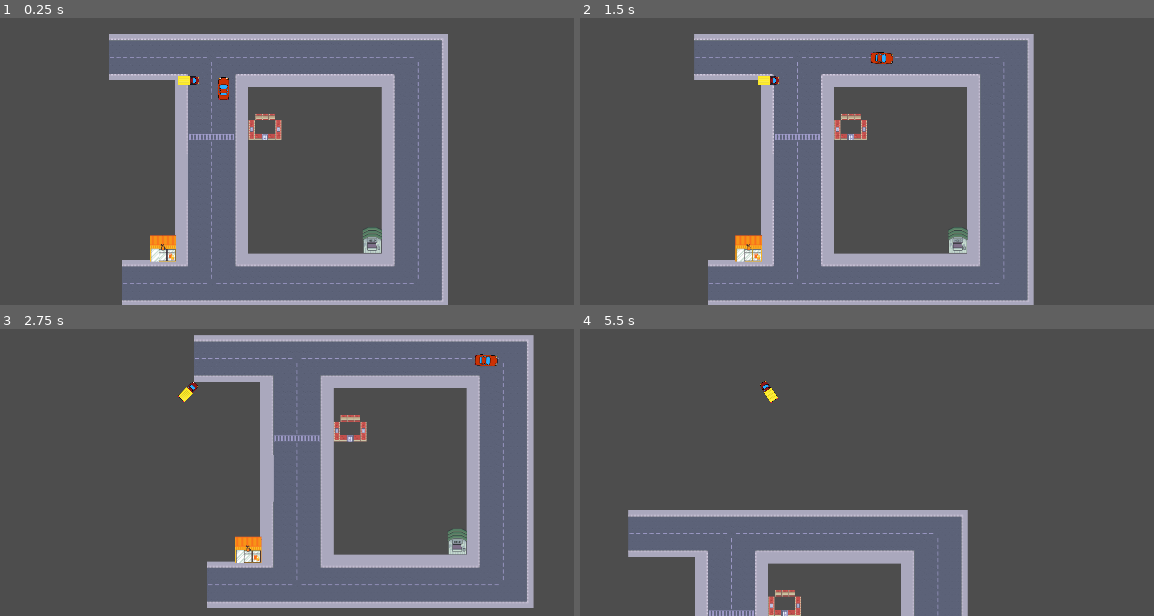
Above: before the commit, frames 1-4 (two rows, left to right).
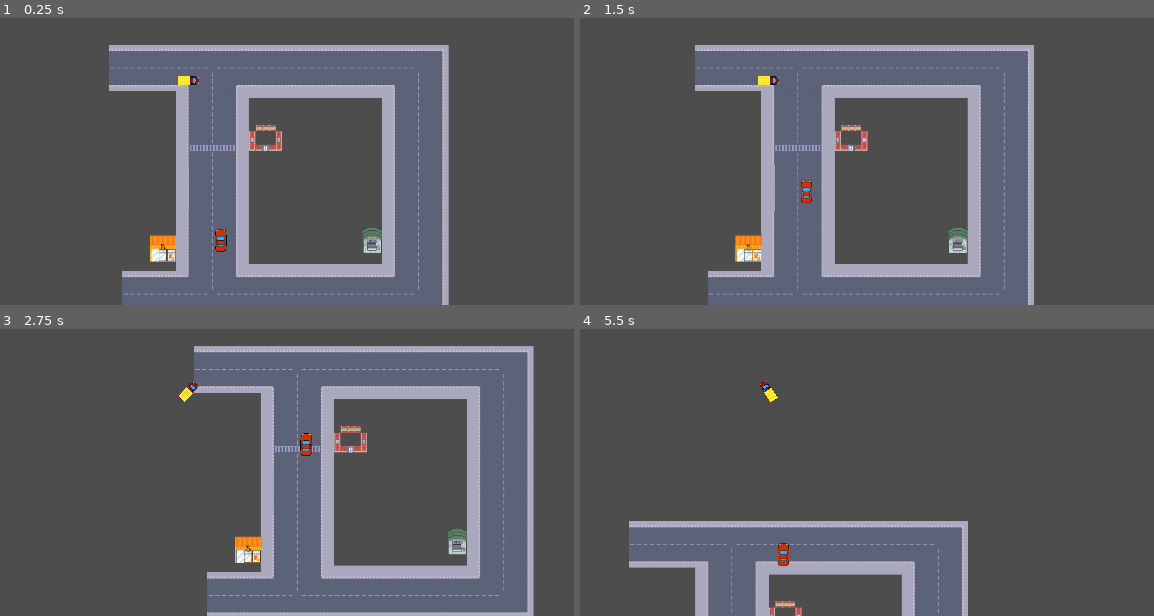
Above: after the commit, the same moments.

Repository: BastianTnd/grand-brew-delivery
Game: Godot game, scene res://Game/game.tscn
Two runs of this game, one before a commit and one after it. Both use one fixed random seed, a clock stepped at 60 frames per second and the inputs below.
Inputs:
- Up to frame 1 (0.25 s): no input
- Up to frame 2 (1.5 s): tap Enter at 0.5 s; hold Right (ui_right) 0.53-1.28 s; tap Space at 1.25 s; hold Down (ui_down) from 1.28 s (still down)
- Up to frame 3 (2.75 s): release Down (ui_down) at 2.03 s; hold Right (ui_right) from 2.03 s (still down)
- Up to frame 4 (5.5 s): release Right (ui_right) at 2.78 s; hold Up (ui_up) 2.78-3.53 s; hold Left (ui_left) 3.53-5.03 s; tap Enter at 5 s; hold Down (ui_down) from 5.03 s (still down)

The runs differ from the first frame. In frame 1, 12% of the frame differs, in the area x 18-79%, y 5-100%; in frame 2, 12%; in frame 3, 14%, in the area x 33-94%, y 2-100%; in frame 4, 7.7%.

Commit message:
feature car routine: - car now moves in a routine, but still little but buggy - collision with car routine works (more ro less)

Diff:
--- a/godot_project/Game/game.tscn
+++ b/godot_project/Game/game.tscn
@@ -2,18 +2,16 @@
 
 [ext_resource type="PackedScene" uid="uid://bvp0noy8wujyd" path="res://Map/map.tscn" id="1_1erje"]
 [ext_resource type="PackedScene" uid="uid://b43n0r1ks3ath" path="res://Player/player.tscn" id="2_m22wp"]
-[ext_resource type="PackedScene" uid="uid://dyyfbi2feg0tg" path="res://NPCs/CarNPCs/car_npc.tscn" id="3_7raqb"]
 [ext_resource type="PackedScene" uid="uid://bfkkj6ddnv3qi" path="res://Bar/bar.tscn" id="4_jcm6v"]
 [ext_resource type="PackedScene" uid="uid://dx3y7jt5plp2d" path="res://BrewingStation/brewing_station.tscn" id="5_fwxkx"]
+[ext_resource type="PackedScene" uid="uid://58m1ibhbsjtt" path="res://NPCs/CarNPCs/car_routine.tscn" id="5_qmv3x"]
 
 [node name="Game" type="Node2D" unique_id=916570660]
 
 [node name="Map" parent="." unique_id=1676787412 instance=ExtResource("1_1erje")]
+position = Vector2(1, 26)
 
 [node name="Player" parent="." unique_id=282871353 instance=ExtResource("2_m22wp")]
-
-[node name="CarNPC" parent="." unique_id=1886069680 instance=ExtResource("3_7raqb")]
-position = Vector2(85, 84)
 
 [node name="Bar" parent="." unique_id=423538003 instance=ExtResource("4_jcm6v")]
 position = Vector2(442, 384)
@@ -21,4 +19,5 @@
 [node name="BrewingStation" parent="." unique_id=1836337703 instance=ExtResource("5_fwxkx")]
 position = Vector2(-61, 404)
 
-[editable path="CarNPC"]
+[node name="CarRoutine" parent="." unique_id=1949011404 instance=ExtResource("5_qmv3x")]
+position = Vector2(84, 92)
--- a/godot_project/NPCs/CarNPCs/car_npc.gd
+++ b/godot_project/NPCs/CarNPCs/car_npc.gd
@@ -1,8 +1,20 @@
 extends CharacterBody2D
 
+var crash_cooldown = 0.0
+@export var cooldown_time = 0.8
 
-func _physics_process(_delta: float) -> void:
+func _physics_process(delta: float) -> void:
+	if crash_cooldown > 0:
+		crash_cooldown -= delta
+
+	# Take position from PathFollow2D
+	var path_follow = get_parent() # PathFollow2D
+	global_position = path_follow.global_position
+	rotation = path_follow.rotation
+
+	# move_and_slide für Collision Detection aufrufen
 	var collided = move_and_slide()
 
-	if collided:
-		print("Crashed")
+	if collided and crash_cooldown <= 0:
+		crash_cooldown = cooldown_time
+		print("NPC Crashed!")
--- a/godot_project/NPCs/CarNPCs/car_npc.tscn
+++ /dev/null
@@ -1,34 +0,0 @@
-[gd_scene format=3 uid="uid://dyyfbi2feg0tg"]
-
-[ext_resource type="Script" uid="uid://byceurmktur2h" path="res://NPCs/CarNPCs/car_npc.gd" id="1_4uf0b"]
-[ext_resource type="Texture2D" uid="uid://dbhqxg6qc3506" path="res://Sprites/car-truck1.png" id="1_34b86"]
-[ext_resource type="Script" uid="uid://bv4uhbke6qxcq" path="res://NPCs/CarNPCs/path_follow_2d.gd" id="2_hxr0x"]
-
-[sub_resource type="RectangleShape2D" id="RectangleShape2D_4uf0b"]
-size = Vector2(29, 54)
-
-[sub_resource type="Curve2D" id="Curve2D_34b86"]
-_data = {
-"points": PackedVector2Array(0, 0, 0, 0, 1, -14, 0, 0, 0, 0, -3, -139, 0, 0, 0, 0, 466, -135, 0, 0, 0, 0, 466, 401, 0, 0, 0, 0, -4, 400, 0, 0, 0, 0, 1, -13, 0, 0, 0, 0, 1, -14)
-}
-point_count = 7
-
-[node name="CarNPC" type="CharacterBody2D" unique_id=1886069680]
-script = ExtResource("1_4uf0b")
-
-[node name="CollisionShape2D" type="CollisionShape2D" parent="." unique_id=1018675667]
-position = Vector2(1, -14)
-shape = SubResource("RectangleShape2D_4uf0b")
-debug_color = Color(0, 0.6, 0.7019608, 0.41960785)
-
-[node name="Path2D" type="Path2D" parent="." unique_id=939334473]
-curve = SubResource("Curve2D_34b86")
-
-[node name="PathFollow2D" type="PathFollow2D" parent="Path2D" unique_id=732824126]
-position = Vector2(1, -14)
-rotation = -1.6027855
-script = ExtResource("2_hxr0x")
-
-[node name="Sprite2D" type="Sprite2D" parent="Path2D/PathFollow2D" unique_id=797354324]
-rotation = 1.6027855
-texture = ExtResource("1_34b86")
--- /dev/null
+++ b/godot_project/NPCs/CarNPCs/car_routine.tscn
@@ -0,0 +1,32 @@
+[gd_scene format=3 uid="uid://58m1ibhbsjtt"]
+
+[ext_resource type="Script" uid="uid://byceurmktur2h" path="res://NPCs/CarNPCs/car_npc.gd" id="1_6sn4n"]
+[ext_resource type="Script" uid="uid://bv4uhbke6qxcq" path="res://NPCs/CarNPCs/path_follow_2d.gd" id="1_o5fii"]
+[ext_resource type="Texture2D" uid="uid://dbhqxg6qc3506" path="res://Sprites/car-truck1.png" id="1_vy30y"]
+
+[sub_resource type="Curve2D" id="Curve2D_360oi"]
+_data = {
+"points": PackedVector2Array(0, 0, 0, 0, -6, 41, 0, 0, 0, 0, -2, -99, 0, 0, 0, 0, 438, -95, 0, 0, 0, 0, 441, 393, 0, 0, 0, 0, -7, 391, 0, 0, 0, 0, -6, 41)
+}
+point_count = 6
+
+[sub_resource type="RectangleShape2D" id="RectangleShape2D_6sn4n"]
+size = Vector2(26, 52)
+
+[node name="CarRoutine" type="Path2D" unique_id=1949011404]
+curve = SubResource("Curve2D_360oi")
+
+[node name="PathFollow2D" type="PathFollow2D" parent="." unique_id=1510514353]
+position = Vector2(-6.78356, 315.24582)
+progress = 1591.8499
+rotates = false
+script = ExtResource("1_o5fii")
+
+[node name="CharacterBody2D" type="CharacterBody2D" parent="PathFollow2D" unique_id=1151691237]
+script = ExtResource("1_6sn4n")
+
+[node name="Sprite2D" type="Sprite2D" parent="PathFollow2D/CharacterBody2D" unique_id=216863966]
+texture = ExtResource("1_vy30y")
+
+[node name="CollisionShape2D" type="CollisionShape2D" parent="PathFollow2D/CharacterBody2D" unique_id=125323235]
+shape = SubResource("RectangleShape2D_6sn4n")
--- a/godot_project/NPCs/CarNPCs/path_follow_2d.gd
+++ b/godot_project/NPCs/CarNPCs/path_follow_2d.gd
@@ -1,13 +1,6 @@
 extends PathFollow2D
 
-var speed = 0.1
+@export var speed = 0.05
 
-
-# Called when the node enters the scene tree for the first time.
-func _ready() -> void:
-	pass # Replace with function body.
-
-
-# Called every frame. 'delta' is the elapsed time since the previous frame.
 func _process(delta: float) -> void:
 	progress_ratio += delta * speed
